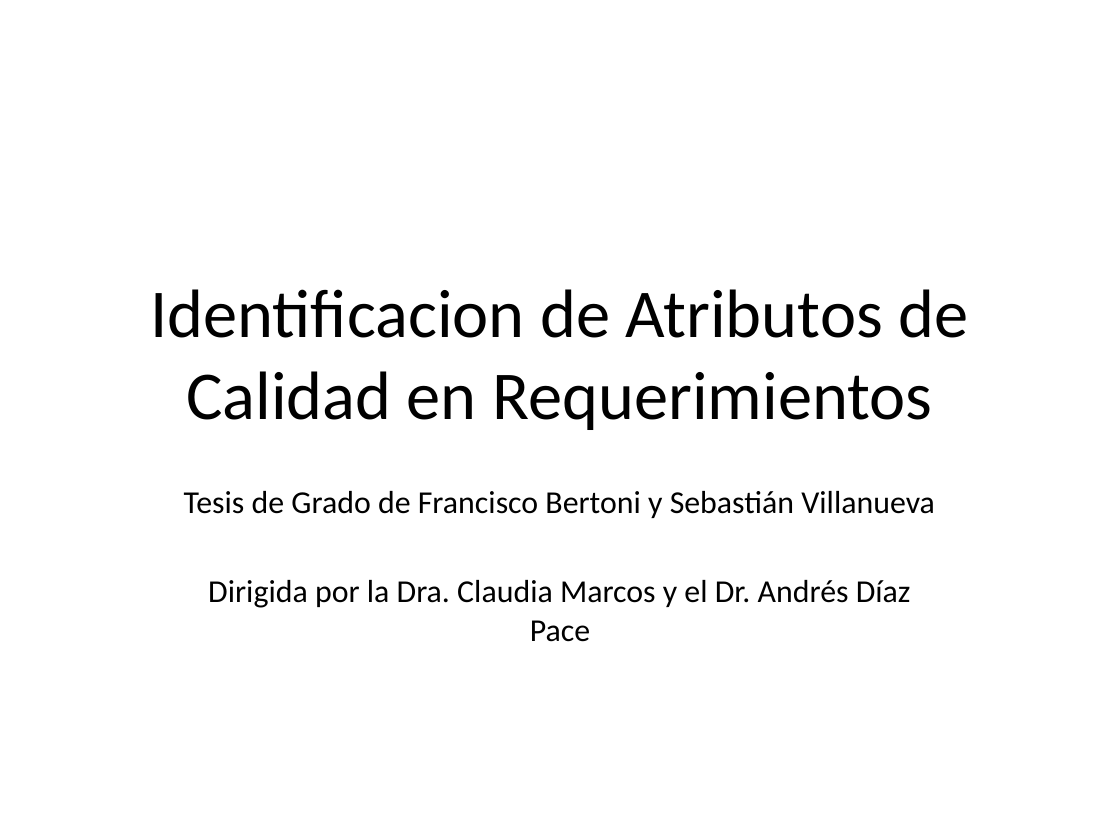
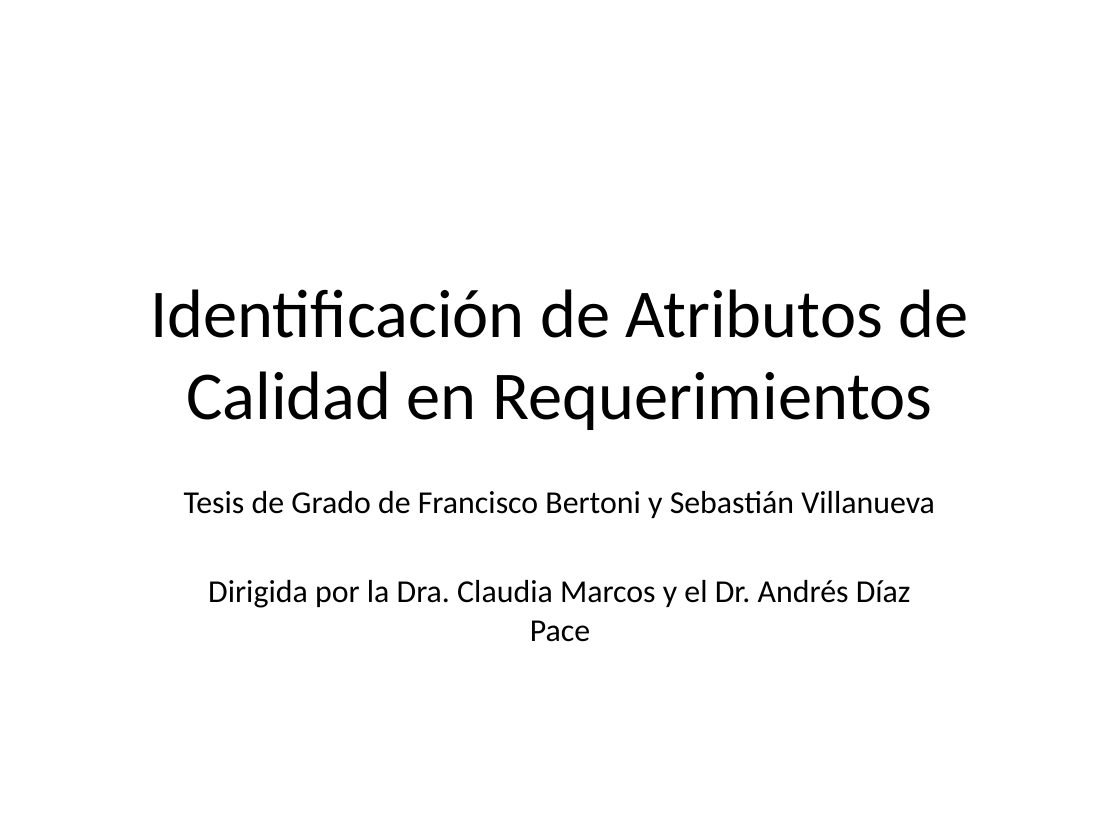
Before and after one commit to alejandrorago/qatesis2, a slide deck: slide 1 of Capitulos Finales/filiminasPeladas.pptx. Drawn at 1120x840 pixels with LibreOffice and Linux fonts; fonts in the diff are those of the drawing. Boxes give left, top, right and bottom in pixels: in the first picture for what was removed or moved away, otherwise in the second. Text is boxed around its words. In the diff, an @@ line names an element or a change of style, - is before the commit and + after.

```diff
--- a/Capitulos Finales/filiminasPeladas.pptx
+++ b/Capitulos Finales/filiminasPeladas.pptx
@@ title at (x1=150, y1=289, x2=968, y2=430): text changed @@
-Identificacion de Atributos de Calidad en Requerimientos
+Identificación de Atributos de Calidad en Requerimientos
```
Also in this commit, not shown: 4 other slides changed, 12 slides added, 2 slides removed.
